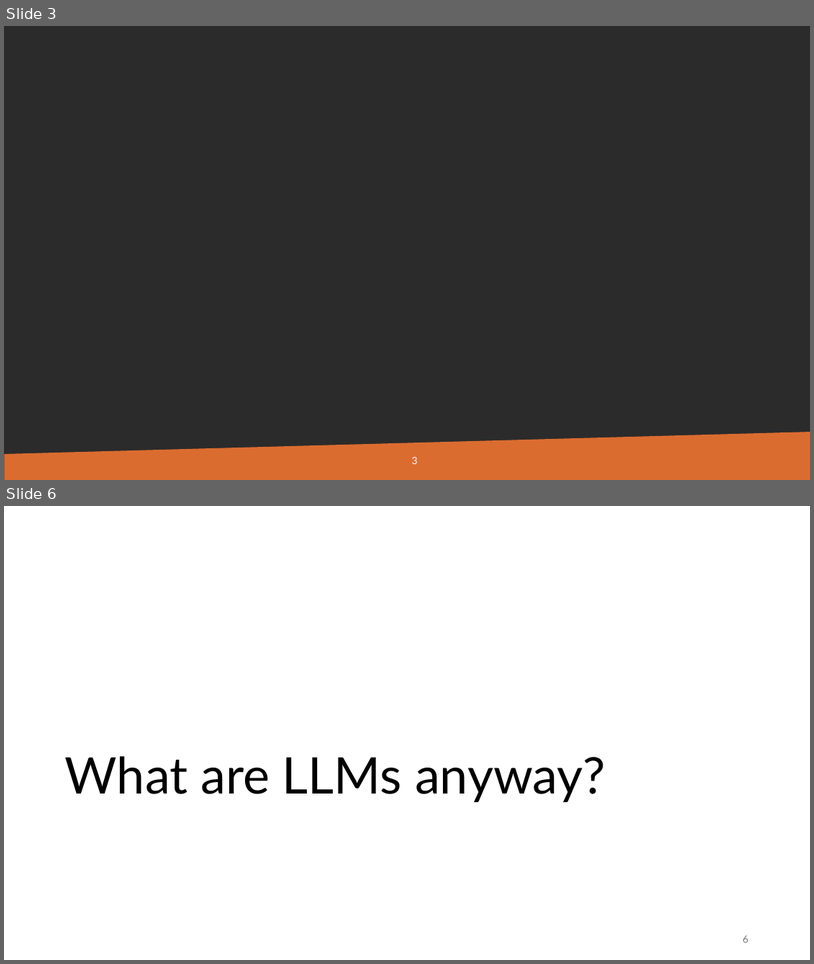
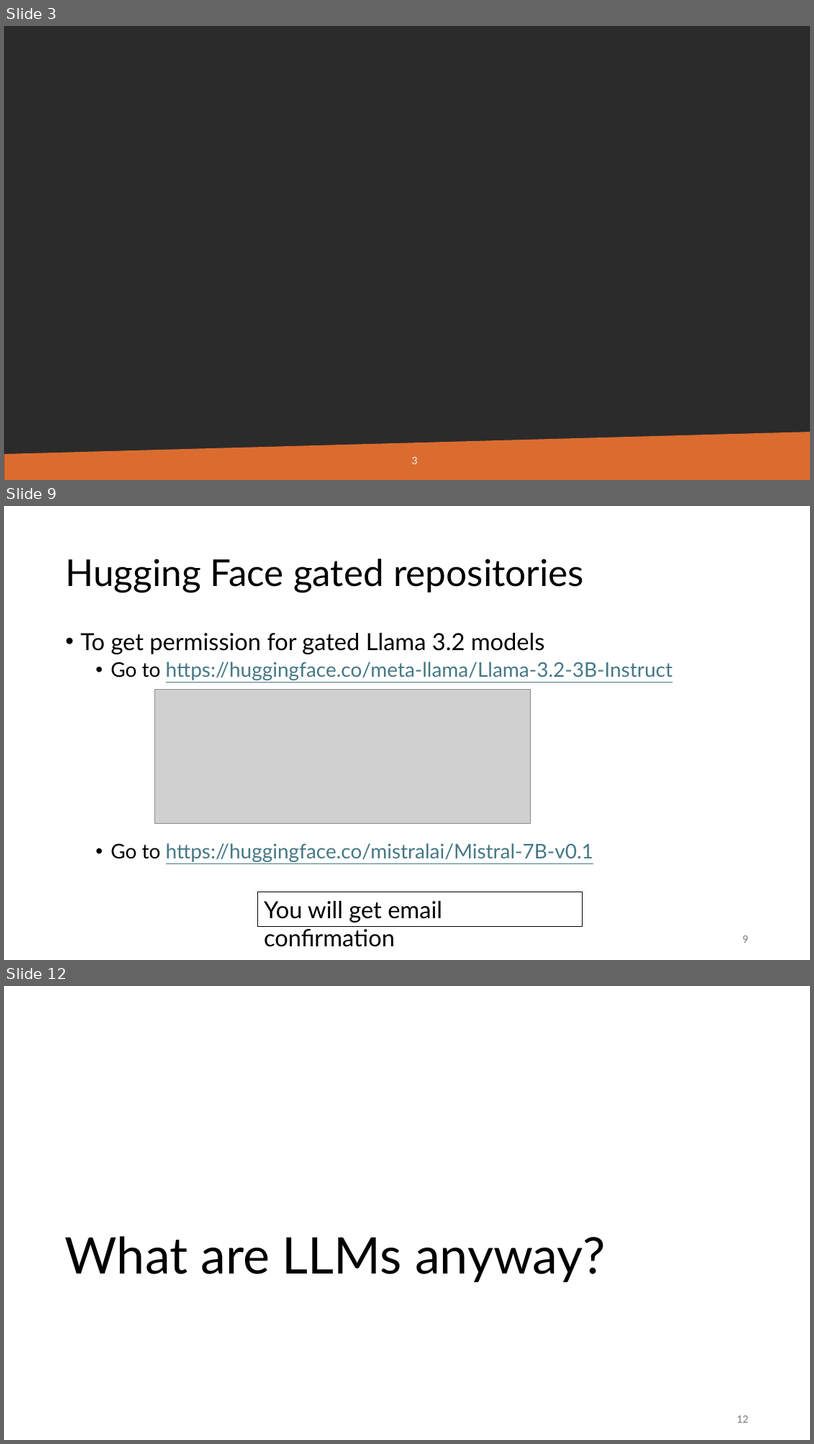
Before and after one commit to gjbex/Deploying-LLMs-locally, a slide deck: local_LLMs.pptx. Shown one above the other, each under a label of ours: slides 3 and 6 before the commit, slides 3, 9 and 12 after it; the slides between them are not shown. The pictures are 814x964 and 814x1444 pixels, drawn with LibreOffice and Linux fonts; fonts in the diff are those of the drawing; grey boxes stand for pictures; background and template pictures are left out; a plain dark background stands for a picture behind light text. Boxes give left, top, right and bottom in pixels: in the first picture for what was removed or moved away, otherwise in the second. Text is boxed around its words. In the diff, an @@ line names an element or a change of style, - is before the commit and + after.

```diff
--- a/local_LLMs.pptx
+++ b/local_LLMs.pptx
@@ slide 9 added at (x1=4, y1=506, x2=810, y2=960), background #FFFFFF @@
@@ title added at (x1=65, y1=559, x2=584, y2=592), 44 pt, text #000000 @@
+Hugging Face gated repositories
@@ text added at (x1=80, y1=633, x2=673, y2=862), 24 pt, text #467886, underline @@
+• To get permission for gated Llama 3.2 models
+  • Go to https://huggingface.co/meta-llama/Llama-3.2-3B-Instruct
+  • Go to https://huggingface.co/mistralai/Mistral-7B-v0.1
@@ picture added at (x1=155, y1=690, x2=531, y2=823) @@
@@ rectangle added at (x1=258, y1=892, x2=582, y2=926), outline #000000 0.75 pt, 28 pt, text #000000 @@
+You will get email confirmation
@@ page number added at (x1=743, y1=935, x2=748, y2=942), 12 pt, text #797979 @@
+9
@@ what was slide 6 is now slide 12 @@
@@ page number at (x1=737, y1=1415, x2=748, y2=1422): text changed @@
-6
+12
```
Also in this commit, not shown: 3 slides changed, 6 other slides added, 1 slide removed.
